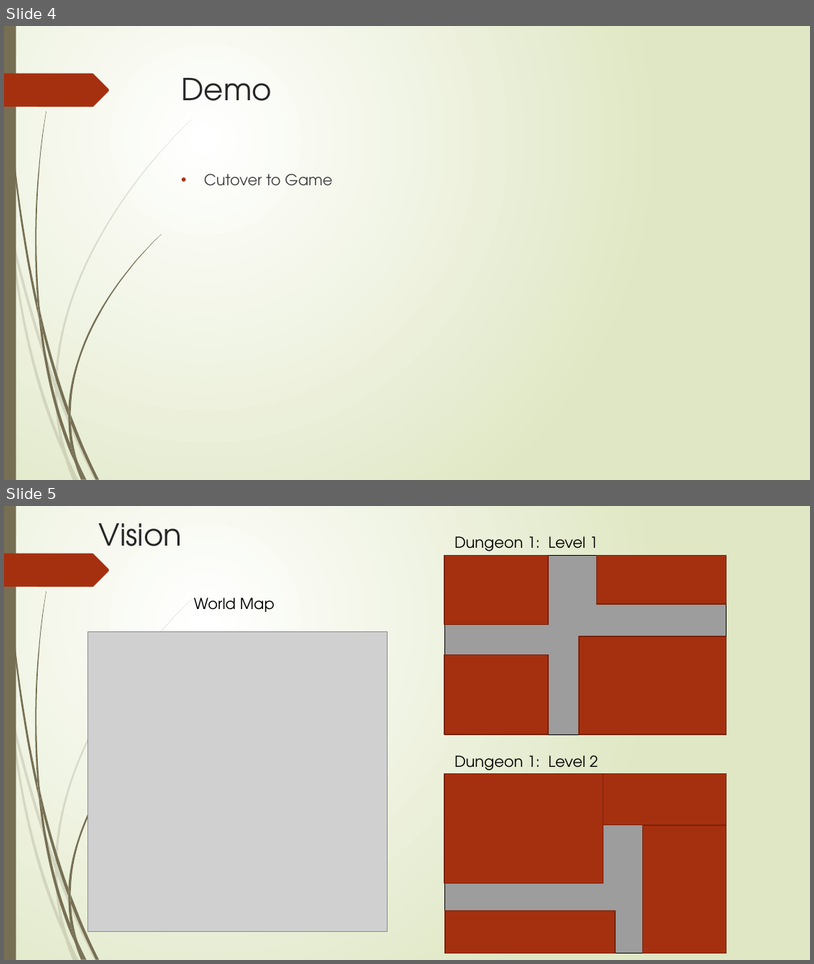
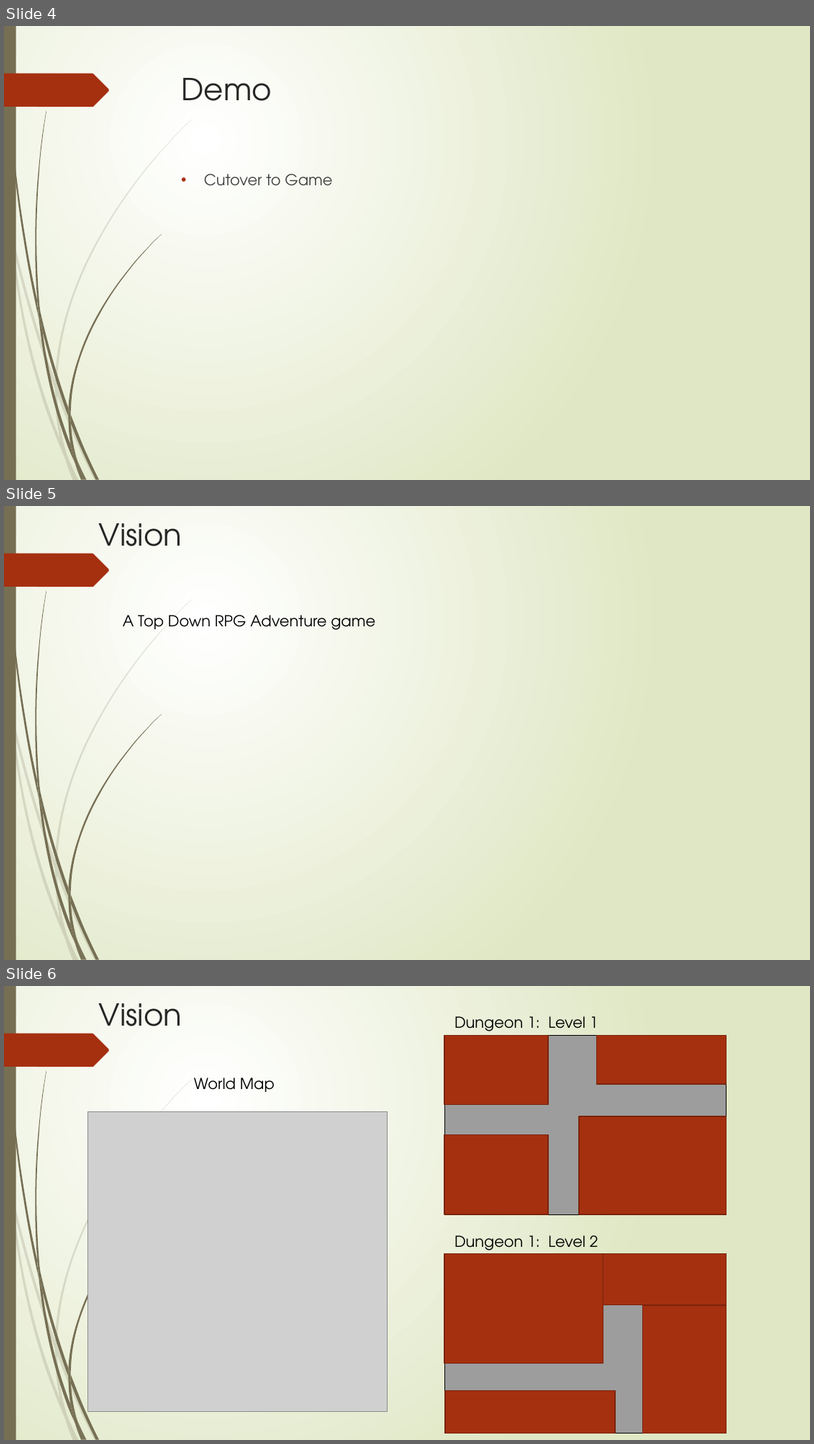
Before and after one commit to gamkedo-la/daggers-gate, a slide deck: Reference Documents/Pitch.pptx. Shown one above the other, each under a label of ours: slides 4 and 5 before the commit, slides 4, 5 and 6 after it. The pictures are 814x964 and 814x1444 pixels, drawn with LibreOffice and Linux fonts; fonts in the diff are those of the drawing; grey boxes stand for pictures. Boxes give left, top, right and bottom in pixels: in the first picture for what was removed or moved away, otherwise in the second. Text is boxed around its words. In the diff, an @@ line names an element or a change of style, - is before the commit and + after.

```diff
--- a/Reference Documents/Pitch.pptx
+++ b/Reference Documents/Pitch.pptx
@@ slide 5 added at box(4, 506, 810, 960), background gradient #FFFFFF to #DFE8C4; not listed: 24 template elements that a slide beside it also shows @@
@@ title added at box(99, 523, 183, 560), 36 pt, text #262626 @@
+Vision
@@ text added at box(123, 615, 376, 630), 18 pt, text #000000 @@
+A Top Down RPG Adventure game
@@ what was slide 5 is now slide 6 @@
```
Also in this commit, not shown: 4 other files.
